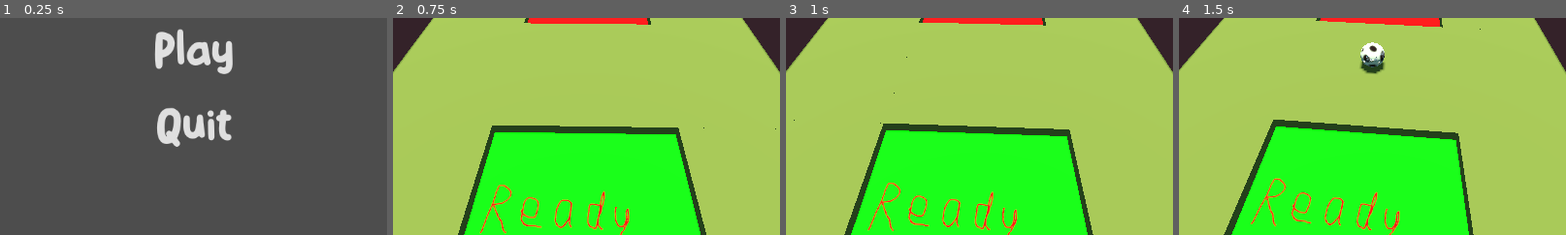
Above: before the commit, frames 1-4 (left to right).
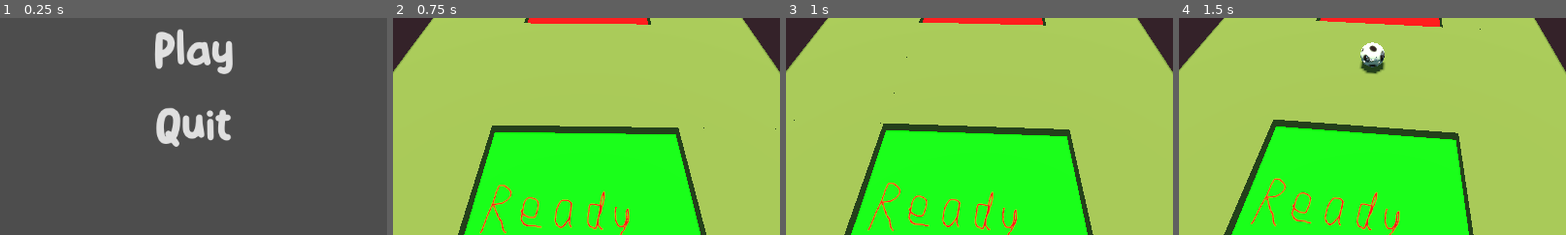
Above: after the commit, the same moments.

Repository: HedgeLizards/ggj24
Game: Godot game, scene res://scenes/start.tscn
The game is run twice, just before and just after one commit, with the same random seed, the same clock (stepped at 60 frames per second) and the same inputs. This scene is started directly instead of the project's main scene. The engine's default icon, where the game draws it, is replaced by a stand-in: a white triangle on a blue panel in a dark square.
Inputs (mouse positions are % of the whole screen's width and height, from its top left):
- Up to frame 1 (0.25 s): no input
- Up to frame 2 (0.75 s): click "Play" at 0.5 s
- Up to frame 3 (1 s): no input
- Up to frame 4 (1.5 s): tap Enter at 1.25 s; move the mouse to (72, 45) at 1.27 s; tap W (join_0) at 1.35 s
The pictures show only the part of the screen within x 25-75%, y 34-84%; the shares and areas given below are measured in that part.

The runs differ from the first frame. In frame 1, 0.5% of the frame differs, in the area x 40-60%, y 41-60%; in frame 2, nothing differs; in frame 3, nothing differs; in frame 4, nothing differs.

Commit message:
Improve Start scene

Diff:
--- a/code/start.gd
+++ b/code/start.gd
@@ -3,11 +3,20 @@
 func _ready():
 	var screen_scale = DisplayServer.screen_get_scale()
 
-	$VBoxContainer.add_theme_constant_override('separation',
-		$VBoxContainer.get_theme_constant('separation') * screen_scale
-	)
+	for container in [$VBoxContainer, $VBoxContainer/Play, $VBoxContainer/Quit]:
+		container.add_theme_constant_override('separation',
+			container.get_theme_constant('separation') * screen_scale
+		)
 
-	for label in [$VBoxContainer/Play, $VBoxContainer/Quit, $Version]:
+	for label in [
+		$VBoxContainer/Play/Left,
+		$VBoxContainer/Play/Button,
+		$VBoxContainer/Play/Right,
+		$VBoxContainer/Quit/Left,
+		$VBoxContainer/Quit/Button,
+		$VBoxContainer/Quit/Right,
+		$Version
+	]:
 		label.add_theme_font_size_override('font_size',
 			label.get_theme_font_size('font_size') * screen_scale
 		)
@@ -16,13 +25,29 @@
 		texture.scale *= screen_scale
 
 	if OS.has_feature('web'):
-		$VBoxContainer/Quit.visible = false
+		$VBoxContainer/Quit.queue_free()
 
 func _on_play_pressed():
 	get_tree().change_scene_to_packed(preload('res://scenes/main.tscn'))
 
+func _on_play_mouse_entered():
+	$VBoxContainer/Play/Left.modulate.a = 1
+	$VBoxContainer/Play/Right.modulate.a = 1
+
+func _on_play_mouse_exited():
+	$VBoxContainer/Play/Left.modulate.a = 0
+	$VBoxContainer/Play/Right.modulate.a = 0
+
 func _on_quit_pressed():
 	get_tree().quit()
 
+func _on_quit_mouse_entered():
+	$VBoxContainer/Quit/Left.modulate.a = 1
+	$VBoxContainer/Quit/Right.modulate.a = 1
+
+func _on_quit_mouse_exited():
+	$VBoxContainer/Quit/Left.modulate.a = 0
+	$VBoxContainer/Quit/Right.modulate.a = 0
+
 func _on_audio_toggled(toggled_on):
 	AudioServer.set_bus_mute(0, toggled_on)
--- a/scenes/start.tscn
+++ b/scenes/start.tscn
@@ -1,8 +1,9 @@
-[gd_scene load_steps=12 format=3 uid="uid://cyhh22x6f5g88"]
+[gd_scene load_steps=13 format=3 uid="uid://cyhh22x6f5g88"]
 
 [ext_resource type="Script" path="res://code/start.gd" id="1_c8csj"]
 [ext_resource type="FontFile" uid="uid://d322quqpvquoi" path="res://fonts/KiddosyfreeRegular-GOEag.otf" id="1_jt7q2"]
 [ext_resource type="Texture2D" uid="uid://b7m1pgyxyxrkk" path="res://art/hedgelizard.png" id="1_lovnt"]
+[ext_resource type="FontFile" uid="uid://baicblg7y4hrc" path="res://fonts/MeowsNepilRegular-Yzvwa.ttf" id="2_2383r"]
 [ext_resource type="Texture2D" uid="uid://c8y6s2h8tuje6" path="res://icon.svg" id="2_ii37h"]
 [ext_resource type="Script" path="res://code/version.gd" id="4_18bna"]
 
@@ -54,7 +55,19 @@
 grow_vertical = 2
 theme_override_constants/separation = 25
 
-[node name="Play" type="Button" parent="VBoxContainer"]
+[node name="Play" type="HBoxContainer" parent="VBoxContainer"]
+layout_mode = 2
+theme_override_constants/separation = 25
+alignment = 1
+
+[node name="Left" type="Label" parent="VBoxContainer/Play"]
+modulate = Color(1, 1, 1, 0)
+layout_mode = 2
+theme_override_fonts/font = ExtResource("2_2383r")
+theme_override_font_sizes/font_size = 73
+text = ">"
+
+[node name="Button" type="Button" parent="VBoxContainer/Play"]
 layout_mode = 2
 focus_mode = 0
 mouse_default_cursor_shape = 2
@@ -64,7 +77,26 @@
 text = "Play"
 flat = true
 
-[node name="Quit" type="Button" parent="VBoxContainer"]
+[node name="Right" type="Label" parent="VBoxContainer/Play"]
+modulate = Color(1, 1, 1, 0)
+layout_mode = 2
+theme_override_fonts/font = ExtResource("2_2383r")
+theme_override_font_sizes/font_size = 72
+text = "<"
+
+[node name="Quit" type="HBoxContainer" parent="VBoxContainer"]
+layout_mode = 2
+theme_override_constants/separation = 25
+alignment = 1
+
+[node name="Left" type="Label" parent="VBoxContainer/Quit"]
+modulate = Color(1, 1, 1, 0)
+layout_mode = 2
+theme_override_fonts/font = ExtResource("2_2383r")
+theme_override_font_sizes/font_size = 72
+text = ">"
+
+[node name="Button" type="Button" parent="VBoxContainer/Quit"]
 layout_mode = 2
 focus_mode = 0
 mouse_default_cursor_shape = 2
@@ -73,6 +105,13 @@
 shortcut = SubResource("Shortcut_dkxca")
 text = "Quit"
 flat = true
+
+[node name="Right" type="Label" parent="VBoxContainer/Quit"]
+modulate = Color(1, 1, 1, 0)
+layout_mode = 2
+theme_override_fonts/font = ExtResource("2_2383r")
+theme_override_font_sizes/font_size = 72
+text = "<"
 
 [node name="Logo" type="TextureRect" parent="."]
 layout_mode = 1
@@ -123,6 +162,10 @@
 texture_pressed = ExtResource("2_ii37h")
 stretch_mode = 0
 
-[connection signal="pressed" from="VBoxContainer/Play" to="." method="_on_play_pressed"]
-[connection signal="pressed" from="VBoxContainer/Quit" to="." method="_on_quit_pressed"]
+[connection signal="mouse_entered" from="VBoxContainer/Play/Button" to="." method="_on_play_mouse_entered"]
+[connection signal="mouse_exited" from="VBoxContainer/Play/Button" to="." method="_on_play_mouse_exited"]
+[connection signal="pressed" from="VBoxContainer/Play/Button" to="." method="_on_play_pressed"]
+[connection signal="mouse_entered" from="VBoxContainer/Quit/Button" to="." method="_on_quit_mouse_entered"]
+[connection signal="mouse_exited" from="VBoxContainer/Quit/Button" to="." method="_on_quit_mouse_exited"]
+[connection signal="pressed" from="VBoxContainer/Quit/Button" to="." method="_on_quit_pressed"]
 [connection signal="toggled" from="Audio" to="." method="_on_audio_toggled"]
